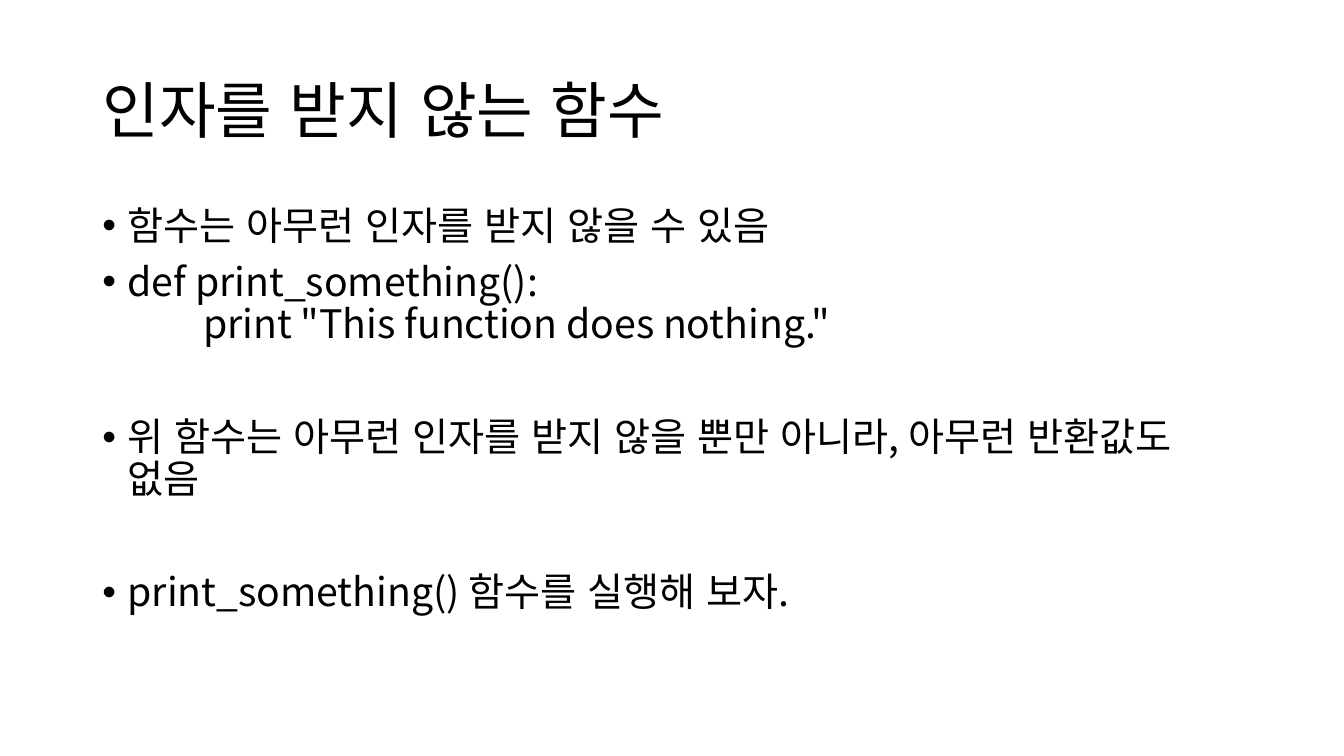
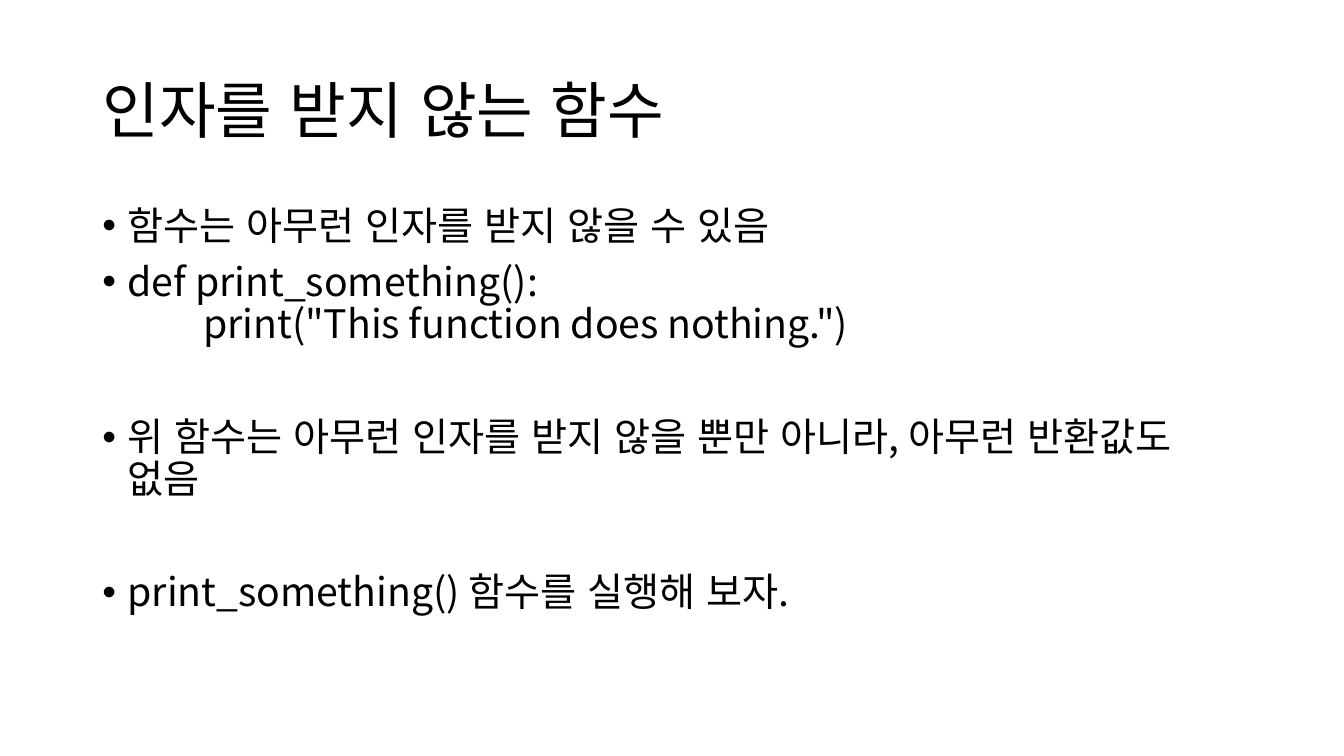
Before and after one commit to ksublee/SPuP, a slide deck: slide 6 of ppt/Python_4_함수.pptx. Drawn at 1344x756 pixels with LibreOffice and Linux fonts; fonts in the diff are those of the drawing. Boxes give left, top, right and bottom in pixels: in the first picture for what was removed or moved away, otherwise in the second. Text is boxed around its words. In the diff, an @@ line names an element or a change of style, - is before the commit and + after.

```diff
--- a/ppt/Python_4_함수.pptx
+++ b/ppt/Python_4_함수.pptx
@@ text at (128, 264, 849, 348): text changed @@
-• def print_something():
-  print "This function does nothing."
+• def print_something():
+  print("This function does nothing.")
```
Also in this commit, not shown: 6 other slides changed.
